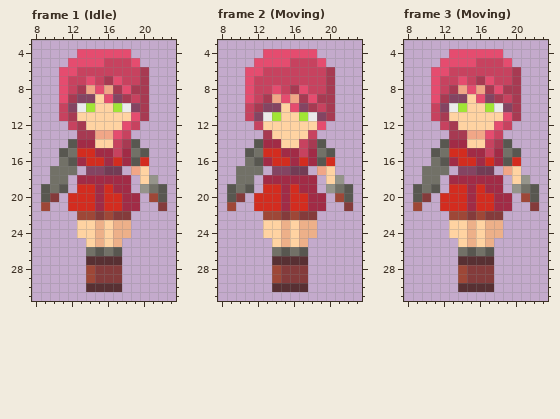
Pixel-art file -- Sprites/Maya/Sprite-0001.aseprite. The first picture shows the starting point.
32x32 pixels, 3 frames. Shown: frame 1 (Idle): x 8..23, y 3..31; frame 2 (Moving): x 8..23, y 3..31; frame 3 (Moving): x 8..23, y 3..31. The commit also changed other frames, which this record leaves out.
New version:
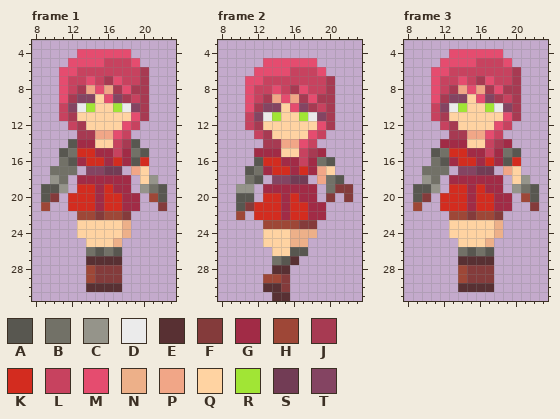
Palette (. is transparent): A #585750  B #727167  C #95948a  D #ebebeb  E #583033  F #843b3b  G #a12b46  H #9e4737  J #a73a52  K #d32c1f  L #c7425f  M #e54c6f  N #edb089  P #f1a687  Q #ffd3a2  R #a1e535  S #723c55  T #844462
Edits made:
--- frame 1
@@ x 8..23 @@
 17 ..BBB.TTSS.PQ...
-18 ..BB.GGGGGG.QC..
-19 .ABA.KKGKGG.CBA.
+18 ..CB.GGGGGG.QC..
+19 .AAC.KKGKGG.CBA.
 20 .AF.KKKGKKGG.HA.
 21 .H..KKKGKKGG..F.
-22 .....HHFHFF.....
-23 .....QQNQNN.....
-24 .....QQNQNN.....
-25 ......QNQN......
+22 .....HHFHHF.....
+23 .....QQQQQN.....
+24 .....QQQQQN.....
+25 ......QQQN......
 26 ......BABA......
--- frame 2
@@ x 8..23 @@
  3 ................
- 4 .....MMMMMM.....
- 5 ....MMMMLLLM....
- 6 ...MMLLLLLLLJ...
- 7 ...MLLLLLLLLJ...
+ 4 ................
+ 5 .....MMMMMM.....
+ 6 ....MMMMLLLM....
+ 7 ...MMLLLLLLLJ...
  8 ...MLLMLJMLLJ...
  9 ...MLJPMPJMJJ...
-10 ...LJTTQMTJLJ...
+10 ...MJTTQMTJLJ...
 11 ...LTDRQQRDTJ...
-12 ....LQQQQQQM....
-13 .....JQQQQL.....
-14 ....AGGQQLJA....
-15 ...ABKKGGLGBA...
-16 ...BAGKKGKGAK...
-17 ..BBB.TTSS.PQ...
-18 ..BB.GGGGGG.QC..
-19 .ABA.KKGKGG.CBA.
-20 .AF.KKKGKKGG.HA.
-21 .H..KKKGKKGG..F.
-22 .....HHFHFF.....
-23 .....QQNQNN.....
-24 .....QQNQNN.....
-25 ......QNQN......
-26 ......BABA......
-27 ......EEEE......
-28 ......HFFF......
-29 ......HFFF......
-30 ......EEEE......
-31 ................
+12 ...LJQQQQQQMJ...
+13 ....LJQQQQML....
+14 .....JJPPML.....
+15 ....GGGQQLJG....
+16 ....AKKGGLGBA...
+17 ...ABGKKGKGPQ...
+18 ...BA.TTSS.PBA..
+19 ..CC.GGGGGG.BFF.
+20 ..AA.KKGKGG.F.F.
+21 ..AFKKKGKKGG....
+22 ..H.KKKGKKGG....
+23 .....HHHHFF.....
+24 .....QQQNNN.....
+25 .....QQQNN......
+26 ......QQAA......
+27 ......BAE.......
+28 ......EE........
+29 .....HHF........
+30 .....EEF........
+31 ......EE........
--- frame 3
@@ x 8..23 @@
 13 .....JJPPML.....
-14 ....AGGQQLJA....
+14 ....GGGQQLJG....
 15 ...ABKKGGLGBA...
@@ x 8..23 @@
 17 ..BBB.TTSS.PQ...
-18 ..BB.GGGGGG.QC..
-19 .ABA.KKGKGG.CBA.
+18 ..CB.GGGGGG.QC..
+19 .AAC.KKGKGG.CBA.
 20 .AF.KKKGKKGG.HA.
 21 .H..KKKGKKGG..F.
-22 .....HHFHFF.....
-23 .....QQNQNN.....
-24 .....QQNQNN.....
-25 ......QNQN......
+22 .....HHFHHF.....
+23 .....QQQQQN.....
+24 .....QQQQQN.....
+25 ......QQQN......
 26 ......BABA......
Where, in picture pixels (left, top, right, bottom), the same in both pictures:
changed: (50, 175, 122, 247)
changed: (227, 49, 353, 301)
changed: (440, 139, 449, 148)
changed: (503, 139, 512, 148)
changed: (422, 175, 494, 247)
